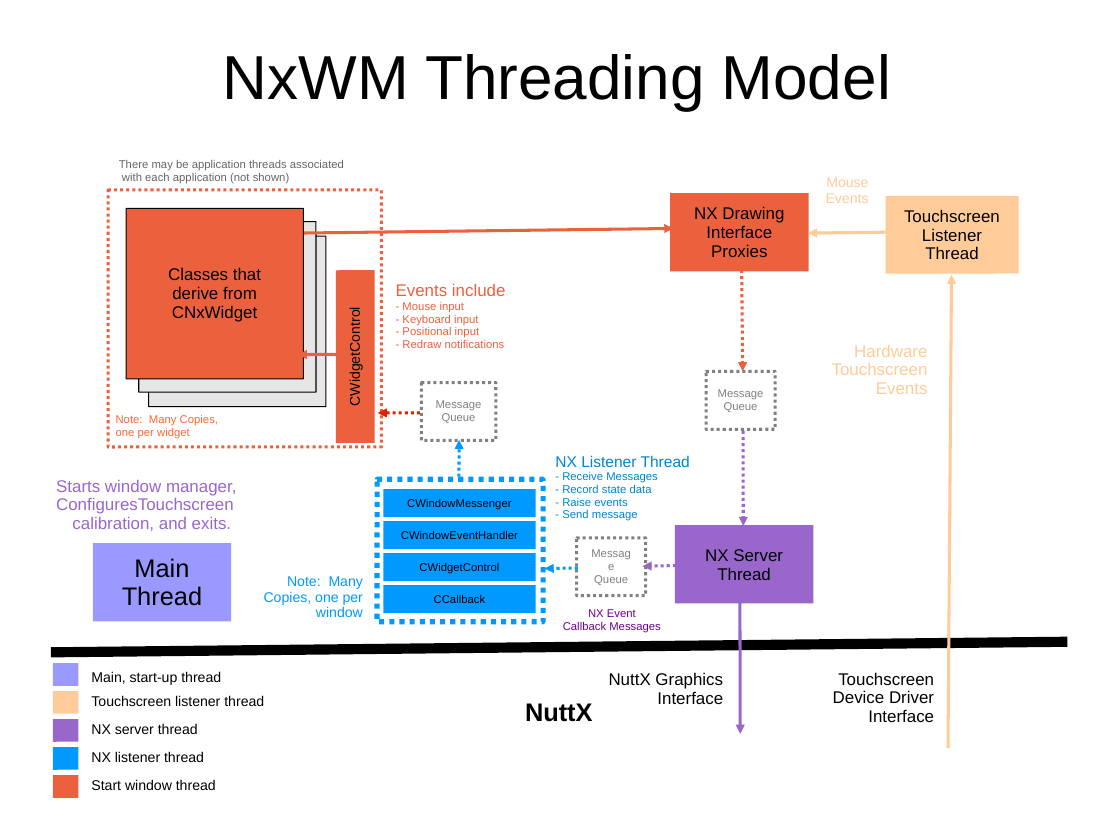
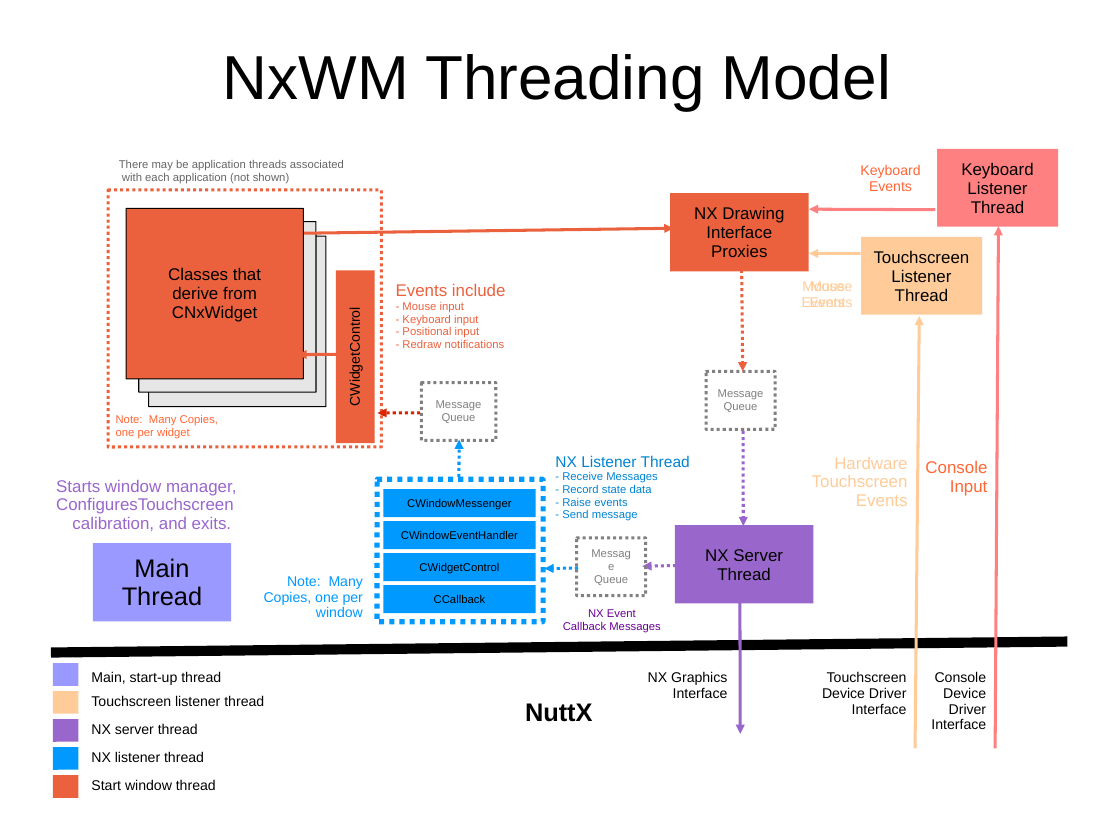
Before and after one commit to apache/nuttx-apps, a slide deck: slide 1 of nxwm/doc/NxWM-ThreadingModel.ppt. Drawn at 1120x840 pixels with LibreOffice and Linux fonts; fonts in the diff are those of the drawing. Boxes give left, top, right and bottom in pixels: in the first picture for what was removed or moved away, otherwise in the second. Text is boxed around its words. In the diff, an @@ line names an element or a change of style, - is before the commit and + after.

Commit message:
Add an NxWM console/keyboard thread and eliminate all issues with NxConsole window serial input

```diff
--- a/nxwm/doc/NxWM-ThreadingModel.ppt
+++ b/nxwm/doc/NxWM-ThreadingModel.ppt
@@ rounded rectangle added at [937,149,1058,228], fill #FF8080, 12 pt, text #000000 @@
+Keyboard
+Listener
+Thread
@@ text added at [860,165,920,191], 10 pt, text #FF6633 @@
+Keyboard
+Events
@@ arrow added from (936, 209) to (809, 209), #FF8080 2.15 pt @@
@@ rounded rectangle "Touchscreen": place and size @@
-rounded rectangle "Touchscreen" at [886,196,1019,274]
+rounded rectangle "Touchscreen" at [862,237,983,315]
@@ arrow added from (996, 749) to (999, 227), #FF8080 2.15 pt @@
@@ arrow moved from (892, 232) - (808, 233) to (861, 253) - (809, 253) @@
@@ text "Mouse" rewrapped from [826,177,869,203] to [802,281,852,307] @@
@@ text added at [802,281,853,307], 10 pt, text #FFCC99 @@
+Mouse
+Events
@@ arrow moved from (948, 748) - (952, 274) to (916, 749) - (920, 316) @@
@@ text "Hardware": place and size @@
-text "Hardware" at [832,345,928,394]
+text "Hardware" at [812,457,908,506]
@@ text added at [925,460,988,496], 12 pt, text #FF6633 @@
+Console
+Input
@@ text at [648,671,727,685]: text changed; size 12 to 10 pt @@
-NuttX Graphics
+NX Graphics
@@ text at [673,687,728,698]: size 12 to 10 pt in "Interface" @@
@@ text "Touchscreen": place and size @@
-text "Touchscreen" at [833,672,934,722]
+text "Touchscreen" at [822,671,907,714]
@@ text "Touchscreen" at [822,671,907,714]: size 12 to 10 pt @@
@@ text added at [931,671,987,729], 10 pt, text #000000 @@
+Console
+Device
+Driver
+Interface
```
Also in this commit, not shown: 10 other files.
